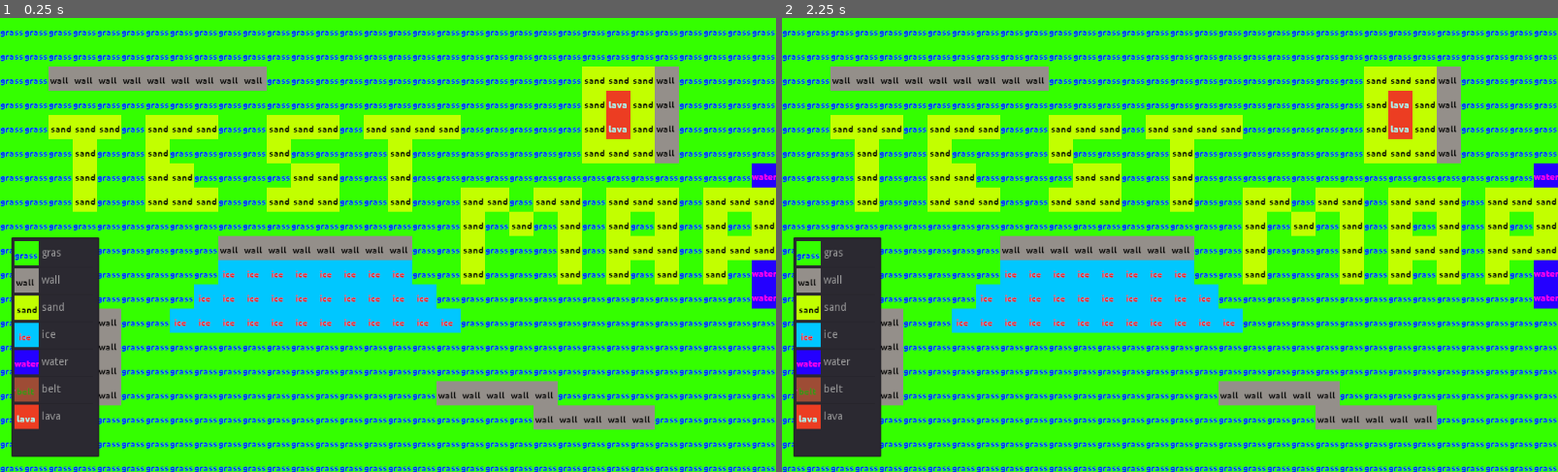
Above: before the commit, frames 1-2 (left to right).
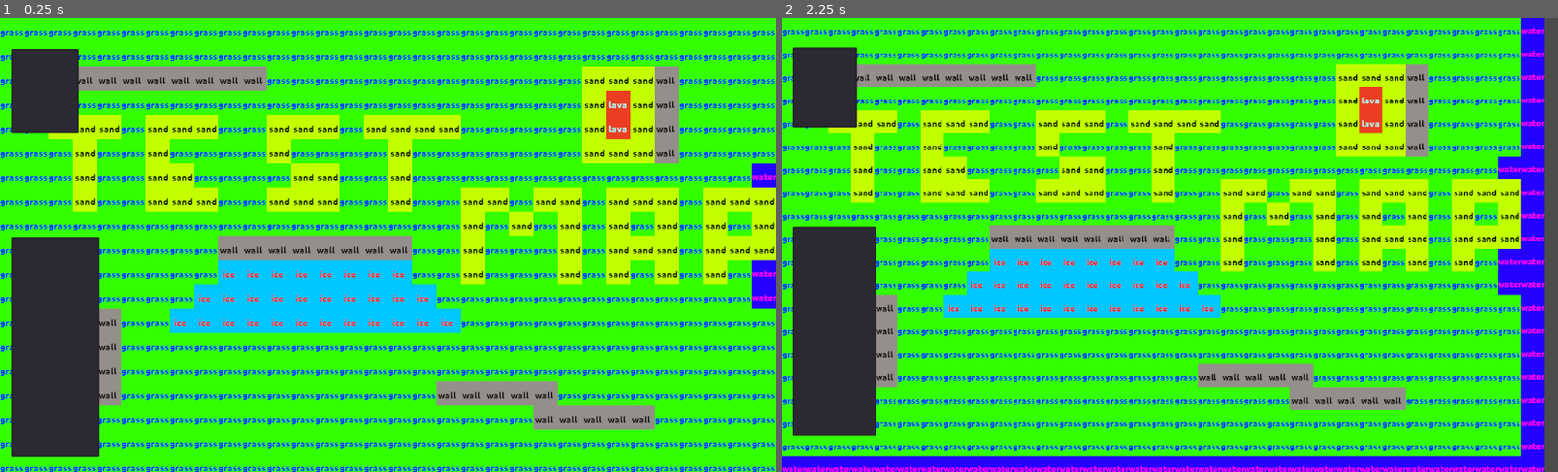
Above: after the commit, the same moments.

Repository: Lerrrtaste/project-minigolf-2
Game: Godot game, scene res://rooms/editor/Editor.tscn
The game is run twice, just before and just after one commit, with the same random seed, the same clock (stepped at 60 frames per second) and the same inputs. This scene is started directly instead of the project's main scene.
Inputs (mouse positions are in pixels of both pictures, inside the frame that each line leads up to):
- Up to frame 1 (0.25 s): no input
- Up to frame 2 (2.25 s): tap Enter at 0.5, 2 s; move the mouse to (1340, 222) at 0.52 s; hold Right mouse button (camera_move) 0.53-1.25 s; click (1340, 222) at 0.67 s; tap Space (editor_unselect, bound only after the commit) at 1.25 s; drag from (1014, 267) to (1131, 335) at 1.27 s; move the mouse to (1247, 145) at 2.02 s; hold Mouse wheel down (camera_zoom_out) from 2.03 s (still down); click (1247, 145) at 2.17 s

The runs differ from the first frame. In frame 1, 3.0% of the frame differs, in the area x 1-11%, y 6-91%; in frame 2, 53%, in the area x 0-100%, y 0-100%.
Error after the commit: Attempt to call function 'get_nakama_rest_client' in base 'null instance' on a null instance. (res://rooms/editor/editor.gd:68)

Commit message:
Added some in-code class descriptions; Started working on editor tools

Diff:
--- a/godotproject/helpers/game.gd
+++ b/godotproject/helpers/game.gd
@@ -1,5 +1,9 @@
 extends Node
+"""
+Master (pseudo root) scene
 
+
+"""
 #general
 var room:Node
 var nk
@@ -91,9 +95,9 @@
 		if room != null:
 			room.queue_free()
 		room = load(GameStateScenesPath[new_state]).instance()
+		add_child(room)
 		if room.has_method("initialize"):
 			room.initialize(args)
-		add_child(room)
 	game_state = new_state
 	_game_state_changed(args)
 
--- a/godotproject/helpers/map_camera/map_cam.gd
+++ b/godotproject/helpers/map_camera/map_cam.gd
@@ -1,4 +1,12 @@
 extends Camera2D
+"""
+Camera with dragging and zooming to be used when viewing a map
+
+
+If target is not null the camera will follow the target.global_position
+
+TODO add margin when following + smoothing
+"""
 
 var dragable := true
 var zoomable := true
--- a/godotproject/map/Map.tscn
+++ b/godotproject/map/Map.tscn
@@ -4,7 +4,7 @@
 [ext_resource path="res://map/tiledata/maptiles_tileset.tres" type="TileSet" id=2]
 [ext_resource path="res://helpers/map_camera/MapCam.tscn" type="PackedScene" id=3]
 
-[node name="Map" type="Node2D"]
+[node name="MapContainer" type="Node2D"]
 script = ExtResource( 1 )
 
 [node name="TileMap" type="TileMap" parent="."]
--- a/godotproject/map/map.gd
+++ b/godotproject/map/map.gd
@@ -1,18 +1,64 @@
 extends Node2D
+
+"""
+Map container
+for a) editing or b) playing
+
+
+contains a tilemap, representing the map, and mapcam for looking around
+To be used it first needs to load a map with mapdata_import
+
+Editing:
+Call editor_set_editing_mode() first (will remove mapcam so the editor's camera can be used)
+Can use mapdata_export to recieve a jstr which can be used to load the map+metadata again (and store it)
+editor_ functions are for manipulating the map
+
+Mapdata dict (stored in mapdata_keys for error checking):
+name:String
+creator_id:String
+map_id:String
+cell_ids:Dictionary -> { tmap_coord:Vector2 : tile_id:int }
+"""
 
 onready var map_camera = $MapCam
 onready var btn_reset_zoom = $Cam/BtnResetZoom
 onready var tmap = $TileMap
 
+const tiledata_script = preload("res://map/tiledata/tile_metadata.gd")
+var tiledata
+
+var loaded := false
 var camera_moving := false
 var camera_target:Object
 var editing_mode := false
+var selected:Array
 
 var game
+var mapdata:Dictionary
+var mapdata_keys := ["name","creator_id","map_id","cell_ids"]
 
 func _ready()->void:
+	game = get_node("/root/Game")
+	tiledata = tiledata_script.new()
 	var game = get_node("/root/Game")
 	map_camera.make_current()
+
+func _draw()->void:
+	for pos in selected:
+		var tmap_pos = tmap.world_to_map(pos)
+		draw_rect(Rect2(tmap_pos,Vector2(32,32)),ColorN("red"),true)
+
+func mapdata_export()->String:
+	if !mapdata.has_all(mapdata_keys):
+		game.show_error(-1,"Warning! Exporting incomplete Mapdata! Keys:\n%s"%mapdata.keys())
+	return JSON.print(mapdata)
+
+func mapdata_load(mapdata_load:Dictionary)->void:
+	if !mapdata_load.has_all(mapdata_keys):
+		game.show_error(-1,"Mapdata incomplete! Keys:\n%s"%mapdata_load.keys())
+		return
+	mapdata = mapdata_load
+	loaded = true
 
 func editor_set_editing_mode()->void:
 	editing_mode = true
@@ -22,5 +68,18 @@
 	if !editing_mode:
 		game.show_error(-1,"editing_mode is not true!")
 		return
+	if !loaded:
+		game.show_error(-1,"No mapdata loaded!")
+		return
 	var tmap_pos = tmap.world_to_map(world_pos)
-	print("Setting tile at pos %s to tileid %s"%[tmap_pos,tile_id])
+	#print("Setting tile at pos %s to tileid %s"%[tmap_pos,tile_id])
+	if tile_id == 0: #for erasing
+		mapdata["cell_ids"].erase(tmap_pos)
+		tmap.set_cell(tmap_pos.x,tmap_pos.y,-1)
+	else:
+		mapdata["cell_ids"][tmap_pos] = tile_id
+		tmap.set_cell(tmap_pos.x,tmap_pos.y,tiledata.tiles[tile_id]["tresidx"])
+
+func editor_make_selected(world_pos:Array)->void:
+	selected = world_pos
+	update()
--- a/godotproject/map/tiledata/map_tiles.gd
+++ /dev/null
@@ -1,23 +0,0 @@
-const tiles = {
-	1 : { 	"name" : "gras",
-			"stexpath" : "res://map/tiledata/icons/tiles_placeholder_grass.png"
-			},
-	2 : { 	"name" : "wall",
-			"stexpath" : "res://map/tiledata/icons/tiles_placeholder_wall.png"
-			},
-	3 : { 	"name" : "sand",
-			"stexpath" : "res://map/tiledata/icons/tiles_placeholder_sand.png"
-			},
-	4 : { 	"name" : "ice",
-			"stexpath" : "res://map/tiledata/icons/tiles_placeholder_ice.png"
-			},
-	5 : { 	"name" : "water",
-			"stexpath" : "res://map/tiledata/icons/tiles_placeholder_water.png"
-			},
-	6 : { 	"name" : "belt",
-			"stexpath" : "res://map/tiledata/icons/tiles_placeholder_belt.png"
-			},
-	7 : { 	"name" : "lava",
-			"stexpath" : "res://map/tiledata/icons/tiles_placeholder_lava.png"
-			}
-}
--- /dev/null
+++ b/godotproject/map/tiledata/tile_metadata.gd
@@ -0,0 +1,30 @@
+const tiles = {
+	1 : { 	"name" : "gras",
+			"stexpath" : "res://map/tiledata/icons/tiles_placeholder_grass.png",
+			"tresidx" : 1
+			},
+	2 : { 	"name" : "wall",
+			"stexpath" : "res://map/tiledata/icons/tiles_placeholder_wall.png",
+			"tresidx" : 7
+			},
+	3 : { 	"name" : "sand",
+			"stexpath" : "res://map/tiledata/icons/tiles_placeholder_sand.png",
+			"tresidx" : 2
+			},
+	4 : { 	"name" : "ice",
+			"stexpath" : "res://map/tiledata/icons/tiles_placeholder_ice.png",
+			"tresidx" : 3
+			},
+	5 : { 	"name" : "water",
+			"stexpath" : "res://map/tiledata/icons/tiles_placeholder_water.png",
+			"tresidx" : 4
+			},
+	6 : { 	"name" : "belt",
+			"stexpath" : "res://map/tiledata/icons/tiles_placeholder_belt.png",
+			"tresidx" : 5
+			},
+	7 : { 	"name" : "lava",
+			"stexpath" : "res://map/tiledata/icons/tiles_placeholder_lava.png",
+			"tresidx" : 6
+			}
+}
--- a/godotproject/project.godot
+++ b/godotproject/project.godot
@@ -40,6 +40,11 @@
 "events": [ Object(InputEventMouseButton,"resource_local_to_scene":false,"resource_name":"","device":0,"alt":false,"shi …(212 unchanged characters)…
  ]
 }
+editor_unselect={
+"deadzone": 0.5,
+"events": [ Object(InputEventKey,"resource_local_to_scene":false,"resource_name":"","device":0,"alt":false,"shift":false,"control":false,"meta":false,"command":false,"pressed":false,"scancode":32,"unicode":0,"echo":false,"script":null)
+ ]
+}
 
 [rendering]
 
--- a/godotproject/rooms/editor/Editor.tscn
+++ b/godotproject/rooms/editor/Editor.tscn
@@ -1,23 +1,41 @@
-[gd_scene load_steps=4 format=2]
+[gd_scene load_steps=5 format=2]
 
 [ext_resource path="res://rooms/editor/editor.gd" type="Script" id=1]
 [ext_resource path="res://map/Map.tscn" type="PackedScene" id=2]
 [ext_resource path="res://helpers/map_camera/MapCam.tscn" type="PackedScene" id=3]
 
+[sub_resource type="SegmentShape2D" id=1]
+
 [node name="Editor" type="Control"]
 anchor_right = 1.0
 anchor_bottom = 1.0
+mouse_filter = 2
 script = ExtResource( 1 )
-__meta__ = {
-"_edit_lock_": true
-}
 
 [node name="Map" parent="." instance=ExtResource( 2 )]
 
 [node name="MapCam" parent="." instance=ExtResource( 3 )]
+editor/display_folded = true
 
 [node name="LstTiles" type="ItemList" parent="MapCam"]
 margin_left = 15.173
 margin_top = 290.307
 margin_right = 131.173
 margin_bottom = 580.307
+
+[node name="LstTools" type="ItemList" parent="MapCam"]
+margin_left = 15.0
+margin_top = 41.0
+margin_right = 104.0
+margin_bottom = 152.0
+
+[node name="LineToolPreview" type="Line2D" parent="."]
+width = 5.0
+default_color = Color( 1, 0, 0, 1 )
+texture_mode = 774907954
+
+[node name="LineToolArea" type="Area2D" parent="."]
+monitorable = false
+
+[node name="LineToolAreaShape" type="CollisionShape2D" parent="LineToolArea"]
+shape = SubResource( 1 )
--- a/godotproject/rooms/editor/editor.gd
+++ b/godotproject/rooms/editor/editor.gd
@@ -1,33 +1,160 @@
 extends Control
+
+"""
+Tools for map manipulation
+
+args
+create:bool -> when true a new map the default-newmap mapdata is loaded
+mapdata:Dictionary -> only when create is true
+
+Has a map child (editor_set_editing_mode() is called) and mapcam
+When loading an existing map, the mapdata needs to be loaded in the mapcontainer
+space to deselect tile
+
+Tools
+0 -> select
+1 -> brush
+2 -> line
+3 -> fill
+"""
 
 onready var map_camera = $MapCam
 onready var map = $Map
 onready var lst_tiles = $MapCam/LstTiles
+onready var lst_tools = $MapCam/LstTools
+onready var line_tool_preview = $LineToolPreview
+onready var line_tool_area = $LineToolArea
+onready var line_tool_area_shape = $LineToolArea/LineToolAreaShape
 
-const tiledata_script = preload("res://map/tiledata/map_tiles.gd")
+const tiledata_script = preload("res://map/tiledata/tile_metadata.gd")
+var tiledata
 
-var tiledata
-var tile_selected:int = -1
+enum Tools {
+	SELECT,
+	BRUSH,
+	LINE,
+	FILL,
+	ERASE
+	}
+
+var line_start:Vector2
+var tool_selected:int = -1
+var tile_selected:int = 0
+var tooling := false
+var tool_pos:Vector2
+
+var game
+var nk
+var nkr
+
+func initialize(args:Dictionary)->void:
+	if args["create"]:
+		var new_mapid = game.user_id + String(OS.get_unix_time()) + String(randi()%999999)
+		var new_mapdata = {	"name": "Untitled map",
+							"creator_id": game.user_id,
+							"map_id": new_mapid,
+							"cell_ids": {}
+							}
+		map.mapdata_load(new_mapdata)
+	else:
+		var parse_result = JSON.parse(args["mapdata"])
+		if parse_result.error != OK:
+			game.show_error(-1,"Map data corrupt. Cant load! Parse error:\n%s\nat line: %s"%[parse_result.error_string,parse_result.error_line])
+			return#game.game_state_change_to(game.GameStates.EDITORMENU)
+		map.mapdata_load(parse_result.result)
 
 func _ready() -> void:
+	game = get_node("/root/Game")
+	nk = game.get_nakama_rest_client()
+	nkr = game.get_nakama_rt_client()
+
 	lst_tiles.connect("item_selected",self,"_on_LstTiles_item_selected")
 	lst_tiles.connect("nothing_selected",self,"_on_LstTiles_nothing_selected")
+	lst_tools.connect("item_selected",self,"_on_LstTools_item_selected")
+
 	tiledata = tiledata_script.new()
 	map.editor_set_editing_mode()
 	map_camera.make_current()
 	map_camera.zoomable = false
 
+	#populate tools list
+	lst_tools.add_item("Select")
+	lst_tools.set_item_metadata(lst_tools.get_item_count()-1,Tools.SELECT)
+	lst_tools.add_item("Brush")
+	lst_tools.set_item_metadata(lst_tools.get_item_count()-1,Tools.BRUSH)
+	lst_tools.add_item("Line")
+	lst_tools.set_item_metadata(lst_tools.get_item_count()-1,Tools.LINE)
+	lst_tools.add_item("Fill")
+	lst_tools.set_item_metadata(lst_tools.get_item_count()-1,Tools.FILL)
+
 	for id in tiledata.tiles.keys():
 		lst_tiles.add_item(tiledata.tiles[id]["name"],load(tiledata.tiles[id]["stexpath"]))
 		lst_tiles.set_item_metadata(lst_tiles.get_item_count()-1,id)
+	lst_tiles.add_item("nothing/erase")
+	lst_tiles.set_item_metadata(lst_tiles.get_item_count()-1,0)
+	lst_tiles.select(lst_tiles.get_item_count()-1)
+
+func _process(delta: float) -> void:
+	if tooling:
+		_apply_tool()
+
+func _unhandled_input(event: InputEvent) -> void:
+	if event is InputEventMouseButton:
+		if event.button_index == BUTTON_LEFT:
+			tooling = event.pressed
+			if tool_selected == Tools.LINE:
+				if event.pressed:
+					line_start = event.global_position
+					line_tool_preview.clear_points()
+					line_tool_preview.add_point(line_start)
+					line_tool_preview.add_point(line_start)
+					line_tool_preview.visible = true
+				else:
+					_line_complete(event.global_position)
+					line_tool_preview.visible = false
+
+	if event is InputEventMouseMotion:
+		tool_pos = event.global_position
+#		if tool_selected == Tools.LINE:
+#			var line = tool_pos-line_start
+#			var line_length = sqrt(line.length_squared())
+#			var selected:Array
+#			for step in range(0,line_length):
+#				selected.append(line_start+(line*(step/line_length))+map_camera.position)
+#			map.editor_make_selected(selected)
+#		else:
+#			map.editor_make_selected([event.global_position+ map_camera.position])
 
 func _input(event: InputEvent) -> void:
-	if event is InputEventMouseButton:
-		if event.pressed:
-			if event.button_index == BUTTON_LEFT:
-				if tile_selected == -1:
-					return
-				map.editor_set_tile(tile_selected,event.global_position + map_camera.position)
+	if event.is_action_pressed("editor_unselect"):
+		lst_tiles.unselect_all()
+		tile_selected = -1
+
+func _apply_tool()->void:
+	match tool_selected:
+		Tools.SELECT:
+			tile_selected = -1
+			lst_tiles.unselect_all()
+			continue
+
+		Tools.BRUSH:
+			if tile_selected == -1:
+				return
+			map.editor_set_tile(tile_selected,tool_pos + map_camera.position)
+
+		Tools.LINE:
+			line_tool_preview.set_point_position(0,line_start + map_camera.position)
+			line_tool_preview.set_point_position(1,tool_pos + map_camera.position)
+			line_tool_area_shape.shape.a = line_start + map_camera.position
+			line_tool_area_shape.shape.b = tool_pos + map_camera.position
+
+func _line_complete(end_pos:Vector2)->void:
+	if tile_selected == -1:
+		return
+	print(line_tool_area.get_overlapping_areas())
+
+func _on_LstTools_item_selected(idx:int)->void:
+	tool_selected = lst_tools.get_item_metadata(idx)
 
 func _on_LstTiles_item_selected(idx:int)->void:
 	tile_selected = lst_tiles.get_item_metadata(idx)
--- a/godotproject/rooms/editormenu/editor_menu.gd
+++ b/godotproject/rooms/editormenu/editor_menu.gd
@@ -1,4 +1,14 @@
 extends Control
+
+"""
+Editor menu
+shows all maps created by user and allows to edit/delete them or create a new map
+
+
+When loading a map the game state changes to Editor and the following arguments are to be passed:
+create:bool
+mapdata:Dictionary -> When create false the mapdata of the map to be loaded needs to be retrieved from the nakama container
+"""
 
 onready var btn_create = $BtnCreate
 
